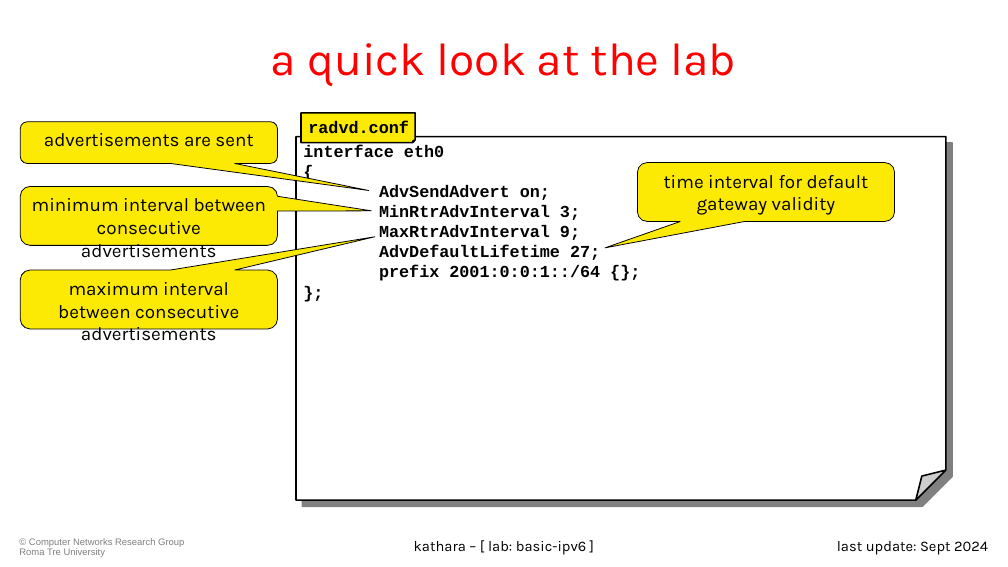
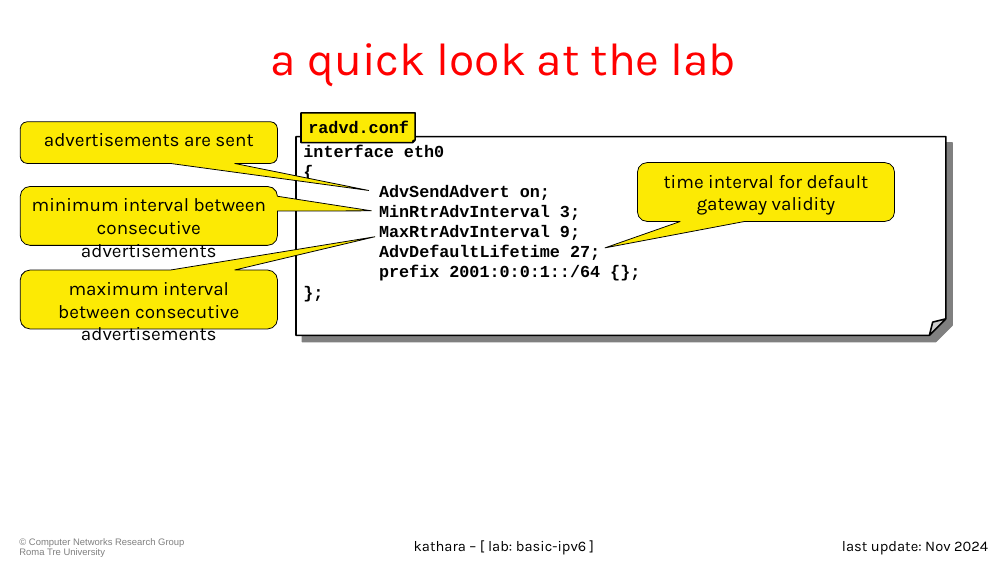
Before and after one commit to KatharaFramework/Kathara-Labs, a slide deck: slide 22 of main-labs/basic-topics/basic-ipv6/0135-kathara-lab_basic-ipv6.pptx. Drawn at 1008x567 pixels with LibreOffice and Linux fonts; fonts in the diff are those of the drawing; background and template pictures are left out. Boxes give left, top, right and bottom in pixels: in the first picture for what was removed or moved away, otherwise in the second. Text is boxed around its words. In the diff, an @@ line names an element or a change of style, - is before the commit and + after.

```diff
--- a/main-labs/basic-topics/basic-ipv6/0135-kathara-lab_basic-ipv6.pptx
+++ b/main-labs/basic-topics/basic-ipv6/0135-kathara-lab_basic-ipv6.pptx
@@ folded corner "interface eth0": place and size @@
-folded corner "interface eth0" at (296, 137, 947, 501)
+folded corner "interface eth0" at (296, 137, 947, 336)
@@ text at (842, 541, 988, 555): text changed @@
-last update: Sept 2024
+last update: Nov 2024
```
Also in this commit, not shown: 51 other slides changed, 1 other file.
